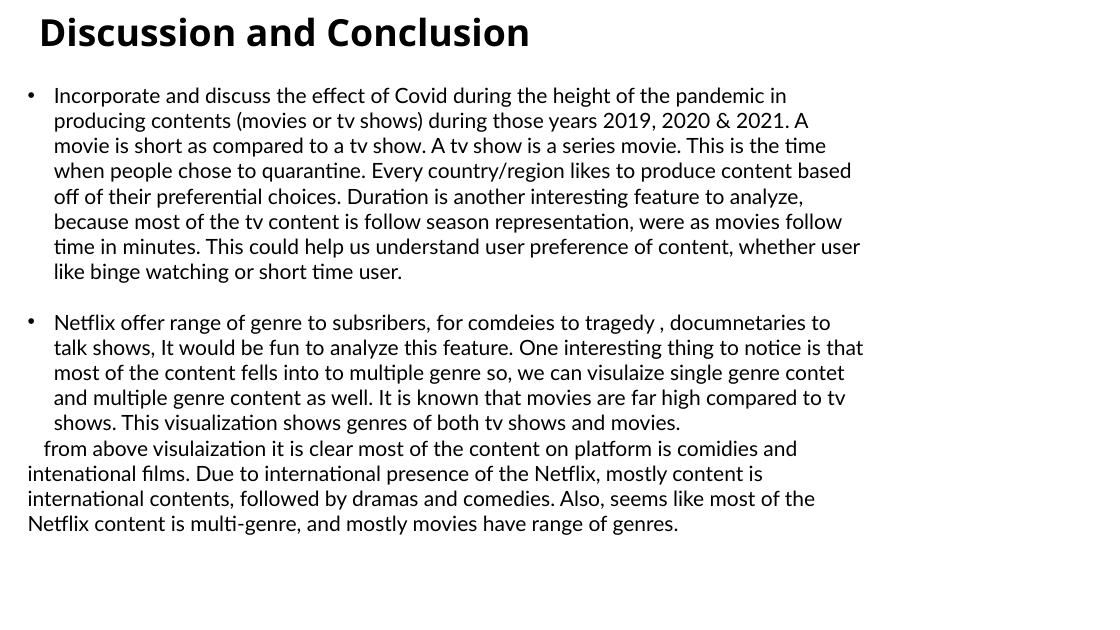
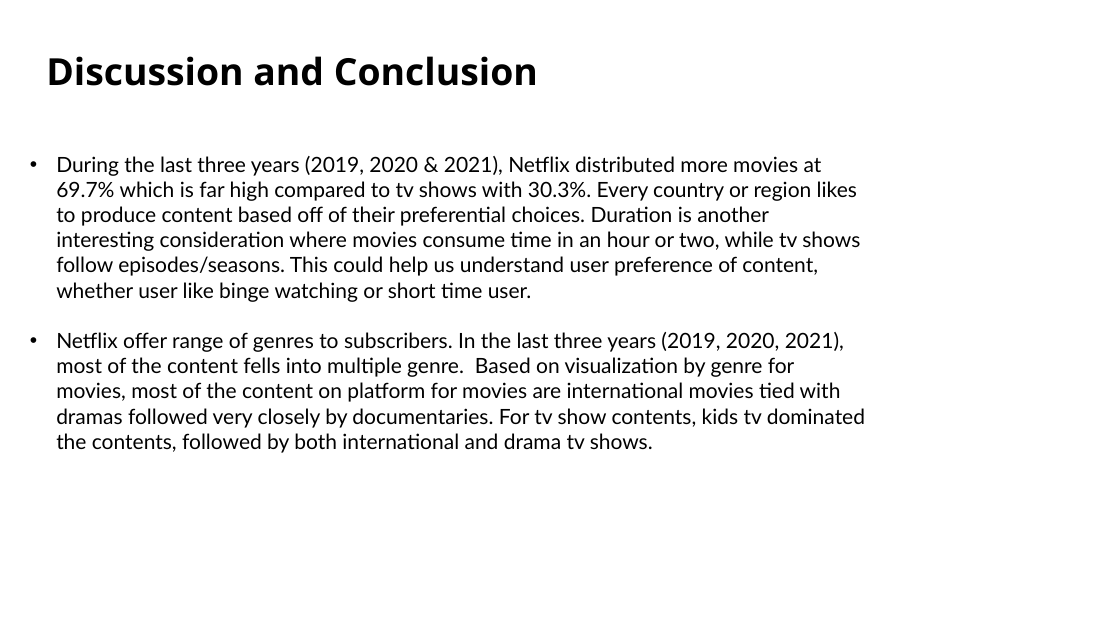
Before and after one commit to Costilrt/The-First-Project, a slide deck: slide 11 of TeamProjectPPT updated.pptx. Drawn at 1120x630 pixels with LibreOffice and Linux fonts; fonts in the diff are those of the drawing; background and template pictures are left out. Boxes give left, top, right and bottom in pixels: in the first picture for what was removed or moved away, otherwise in the second. Text is boxed around its words. In the diff, an @@ line names an element or a change of style, - is before the commit and + after.

Commit message:
updated

```diff
--- a/TeamProjectPPT updated.pptx
+++ b/TeamProjectPPT updated.pptx
@@ text "Discussion and Conclusion": place and size @@
-text "Discussion and Conclusion" at <box>39,17,530,47</box>
+text "Discussion and Conclusion" at <box>46,56,538,86</box>
@@ text at <box>56,156,865,453</box>: text changed @@
-• Incorporate and discuss the effect of Covid during the height of the pandemic in producing contents (movies or tv shows) during those years 2019, 2020 & 2021. A movie is short as compared to a tv show. A tv show is a series movie. This is the time when people chose to quarantine. Every country/region likes to produce content based off of their preferential choices. Duration is another interesting feature to analyze, because most of the tv content is follow season representation, were as movies follow time in minutes. This could help us understand user preference of content, whether user like binge watching or short time user.
-• Netflix offer range of genre to subsribers, for comdeies to tragedy , documnetaries to talk shows, It would be fun to analyze this feature. One interesting thing to notice is that most of the content fells into to multiple genre so, we can visulaize single genre contet and multiple genre content as well. It is known that movies are far high compared to tv shows. This visualization shows genres of both tv shows and movies.
-from above visulaization it is clear most of the content on platform is comidies and intenational films. Due to international presence of the Netflix, mostly content is international contents, followed by dramas and comedies. Also, seems like most of the Netflix content is multi-genre, and mostly movies have range of genres.
+• During the last three years (2019, 2020 & 2021), Netflix distributed more movies at 69.7% which is far high compared to tv shows with 30.3%. Every country or region likes to produce content based off of their preferential choices. Duration is another interesting consideration where movies consume time in an hour or two, while tv shows follow episodes/seasons. This could help us understand user preference of content, whether user like binge watching or short time user.
+• Netflix offer range of genres to subscribers. In the last three years (2019, 2020, 2021), most of the content fells into multiple genre. Based on visualization by genre for movies, most of the content on platform for movies are international movies tied with dramas followed very closely by documentaries. For tv show contents, kids tv dominated the contents, followed by both international and drama tv shows.
```
Also in this commit, not shown: 3 other slides changed.
